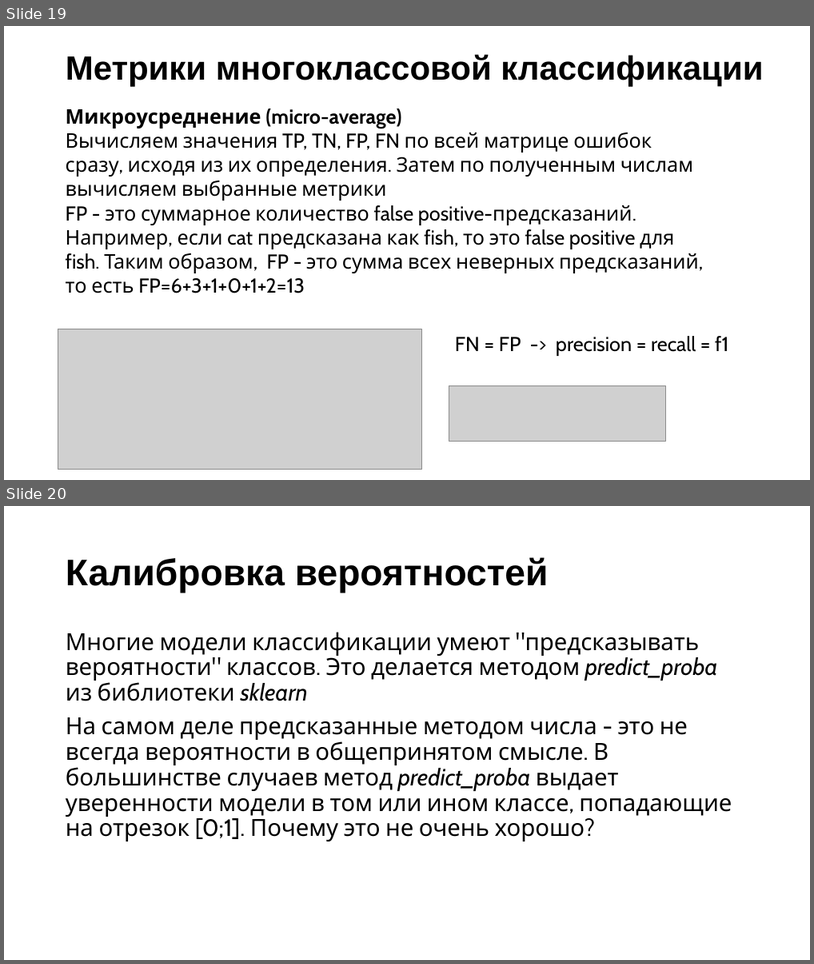
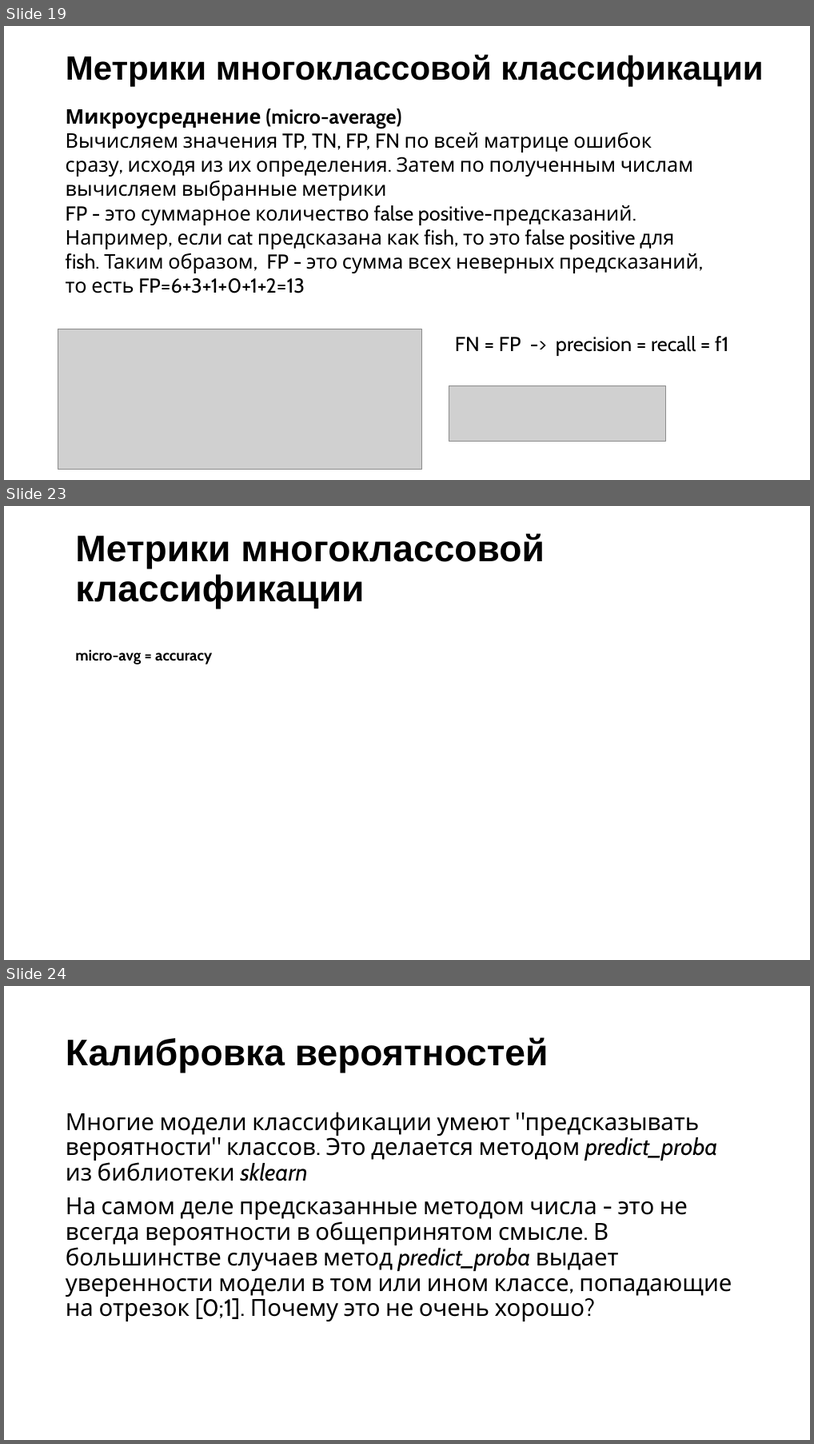
Before and after one commit to adpakw/ml_course, a slide deck: ml_1/week_7/multiclass&calibration.pptx. Shown one above the other, each under a label of ours: slides 19 and 20 before the commit, slides 19, 23 and 24 after it; the slides between them are not shown. The pictures are 814x964 and 814x1444 pixels, drawn with LibreOffice and Linux fonts; fonts in the diff are those of the drawing; grey boxes stand for pictures. Boxes give left, top, right and bottom in pixels: in the first picture for what was removed or moved away, otherwise in the second. Text is boxed around its words. In the diff, an @@ line names an element or a change of style, - is before the commit and + after.

```diff
--- a/ml_1/week_7/multiclass&calibration.pptx
+++ b/ml_1/week_7/multiclass&calibration.pptx
@@ slide 23 added at <box>4,506,810,960</box>, background #FFFFFF @@
@@ text added at <box>75,533,545,608</box>, 44 pt, text #000000, bold @@
+Метрики многоклассовой классификации
@@ text added at <box>75,649,212,664</box>, 18 pt, text #000000, bold @@
+micro-avg = accuracy
@@ what was slide 20 is now slide 24 @@
```
Also in this commit, not shown: 4 other slides added.
